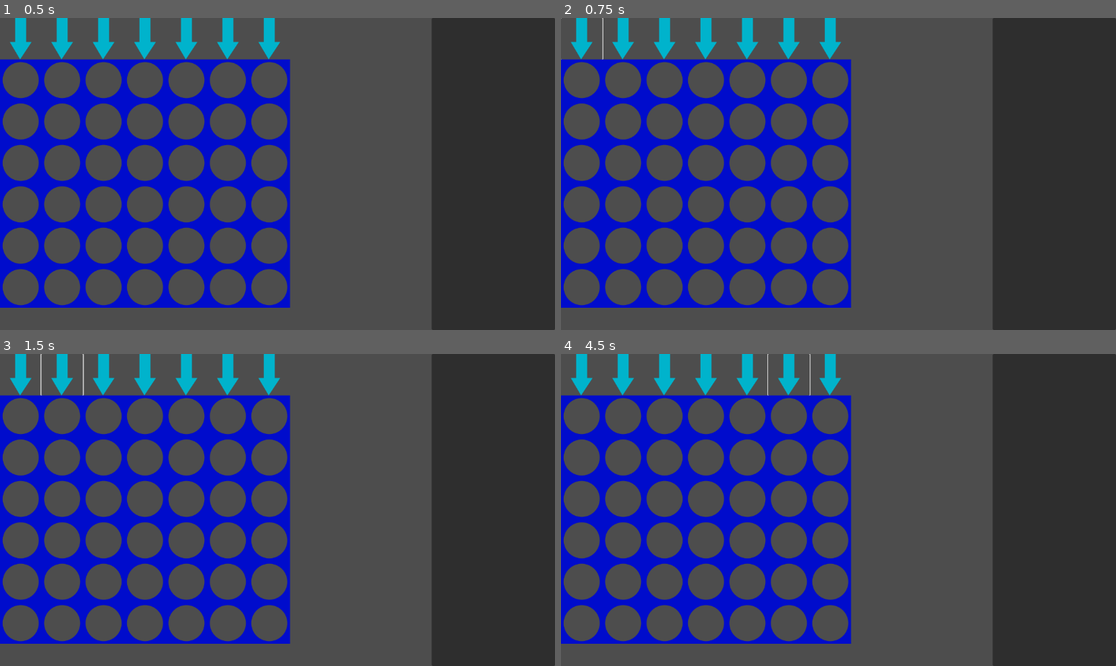
Above: before the commit, frames 1-4 (two rows, left to right).
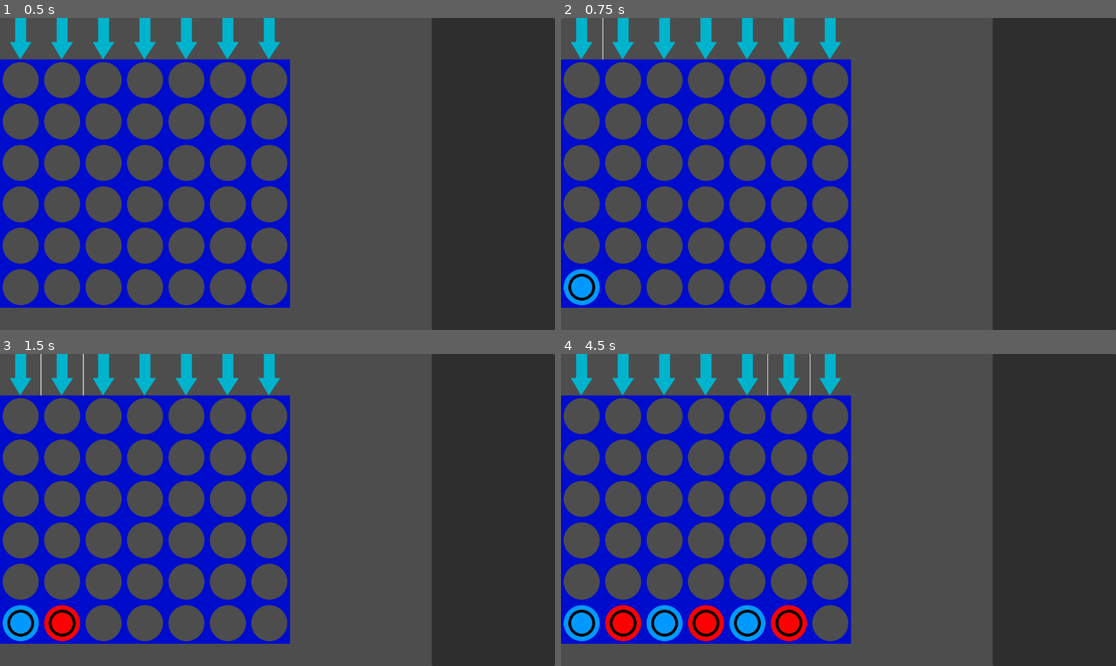
Above: after the commit, the same moments.

Repository: Emarald64/connect-4
Game: Godot game, scene res://scenes/main.tscn
Two runs of this game, one before a commit and one after it. Both use one fixed random seed, a clock stepped at 60 frames per second and the inputs below.
Inputs (mouse positions are in pixels of both pictures, inside the frame that each line leads up to):
- Up to frame 1 (0.5 s): no input
- Up to frame 2 (0.75 s): click (583, 39) at 0.5 s
- Up to frame 3 (1.5 s): click (61, 375) at 1.27 s
- Up to frame 4 (4.5 s): click (666, 375) at 2.02 s; click (705, 375) at 2.77 s; click (749, 375) at 3.52 s; click (788, 375) at 4.27 s

Frame 1 is identical in both runs. In frame 2, 0.6% of the frame differs, in the area x 0-8%, y 80-93%; in frame 3, 1.2%; in frame 4, 3.6%, in the area x 0-45%, y 80-93%.

Commit message:
added display of pieces

Diff:
--- /dev/null
+++ b/assets/piece.svg
@@ -0,0 +1,54 @@
+<?xml version="1.0" encoding="UTF-8" standalone="no"?>
+<!-- Created with Inkscape (http://www.inkscape.org/) -->
+
+<svg
+   width="112"
+   height="112"
+   viewBox="0 0 29.633333 29.633333"
+   version="1.1"
+   id="svg1"
+   inkscape:version="1.4.2 (ebf0e940d0, 2025-05-08)"
+   sodipodi:docname="piece.svg"
+   xmlns:inkscape="http://www.inkscape.org/namespaces/inkscape"
+   xmlns:sodipodi="http://sodipodi.sourceforge.net/DTD/sodipodi-0.dtd"
+   xmlns="http://www.w3.org/2000/svg"
+   xmlns:svg="http://www.w3.org/2000/svg">
+  <sodipodi:namedview
+     id="namedview1"
+     pagecolor="#1c1c1c"
+     bordercolor="#000000"
+     borderopacity="0.25"
+     inkscape:showpageshadow="2"
+     inkscape:pageopacity="0.0"
+     inkscape:pagecheckerboard="0"
+     inkscape:deskcolor="#d1d1d1"
+     inkscape:document-units="mm"
+     inkscape:zoom="4.512006"
+     inkscape:cx="34.906869"
+     inkscape:cy="47.3182"
+     inkscape:window-width="1920"
+     inkscape:window-height="944"
+     inkscape:window-x="0"
+     inkscape:window-y="0"
+     inkscape:window-maximized="1"
+     inkscape:current-layer="layer1" />
+  <defs
+     id="defs1" />
+  <g
+     inkscape:label="Layer 1"
+     inkscape:groupmode="layer"
+     id="layer1">
+    <circle
+       style="fill:#ffffff;stroke-width:0.264999;fill-opacity:1"
+       id="path1"
+       cx="14.816667"
+       cy="14.816667"
+       r="14.816667" />
+    <circle
+       style="fill:none;fill-opacity:1;stroke:#000000;stroke-width:2.11666667;stroke-dasharray:none;stroke-opacity:1"
+       id="path2"
+       cx="14.816667"
+       cy="14.816667"
+       r="8.7726526" />
+  </g>
+</svg>
--- a/scenes/main.gd
+++ b/scenes/main.gd
@@ -1,13 +1,14 @@
 extends CanvasItem
 
 var slots:=[]
+var currentlyRed:=false
 
 # Called when the node enters the scene tree for the first time.
 func _ready() -> void:
 	# Add column selectors
 	for i in range(7):
 		var selector=preload("res://scenes/move_selector.tscn").instantiate()
-		selector.pressed.connect(move.bind(i,false))
+		selector.pressed.connect(moveWithChangingColor.bind(i))
 		%Board.add_child(selector)
 	# Build grid
 	for y in range(6):
@@ -16,6 +17,10 @@
 			var slot=preload("res://scenes/slot.tscn").instantiate()
 			slots[y].append(slot)
 			%Board.add_child(slot)
+
+func moveWithChangingColor(col:int)->bool:
+	currentlyRed=not currentlyRed
+	return move(col,not currentlyRed)
 
 func move(col:int,red:bool)->bool:
 	if slots[0][col].filled:
@@ -27,6 +32,8 @@
 	print(row)
 	slots[row][col].filled=true
 	slots[row][col].red=red
+	slots[row][col].get_node('Piece').show()
+	slots[row][col].get_node('Piece').modulate=Color(1,0,0) if red else Color(0.0, 0.6, 1.0, 1.0)
 	score()
 	return true
 
--- a/scenes/slot.tscn
+++ b/scenes/slot.tscn
@@ -1,7 +1,8 @@
-[gd_scene load_steps=3 format=3 uid="uid://cd4lkj6mmsiud"]
+[gd_scene load_steps=4 format=3 uid="uid://cd4lkj6mmsiud"]
 
 [ext_resource type="Texture2D" uid="uid://b3fa5nj5dppjm" path="res://assets/slot.svg" id="1_4v6ba"]
 [ext_resource type="Script" uid="uid://dmyrx2mpsowu0" path="res://scenes/slot.gd" id="2_ic0fu"]
+[ext_resource type="Texture2D" uid="uid://wjf0y7l1aa88" path="res://assets/piece.svg" id="3_vqyee"]
 
 [node name="Slot" type="TextureRect"]
 custom_minimum_size = Vector2(86, 86)
@@ -11,3 +12,21 @@
 expand_mode = 1
 stretch_mode = 4
 script = ExtResource("2_ic0fu")
+
+[node name="Piece" type="TextureRect" parent="."]
+visible = false
+z_index = -1
+layout_mode = 1
+anchors_preset = 8
+anchor_left = 0.5
+anchor_top = 0.5
+anchor_right = 0.5
+anchor_bottom = 0.5
+offset_left = -42.0
+offset_top = -42.0
+offset_right = 42.0
+offset_bottom = 42.0
+grow_horizontal = 2
+grow_vertical = 2
+texture = ExtResource("3_vqyee")
+expand_mode = 1
Not shown, added: assets/piece.svg.import
